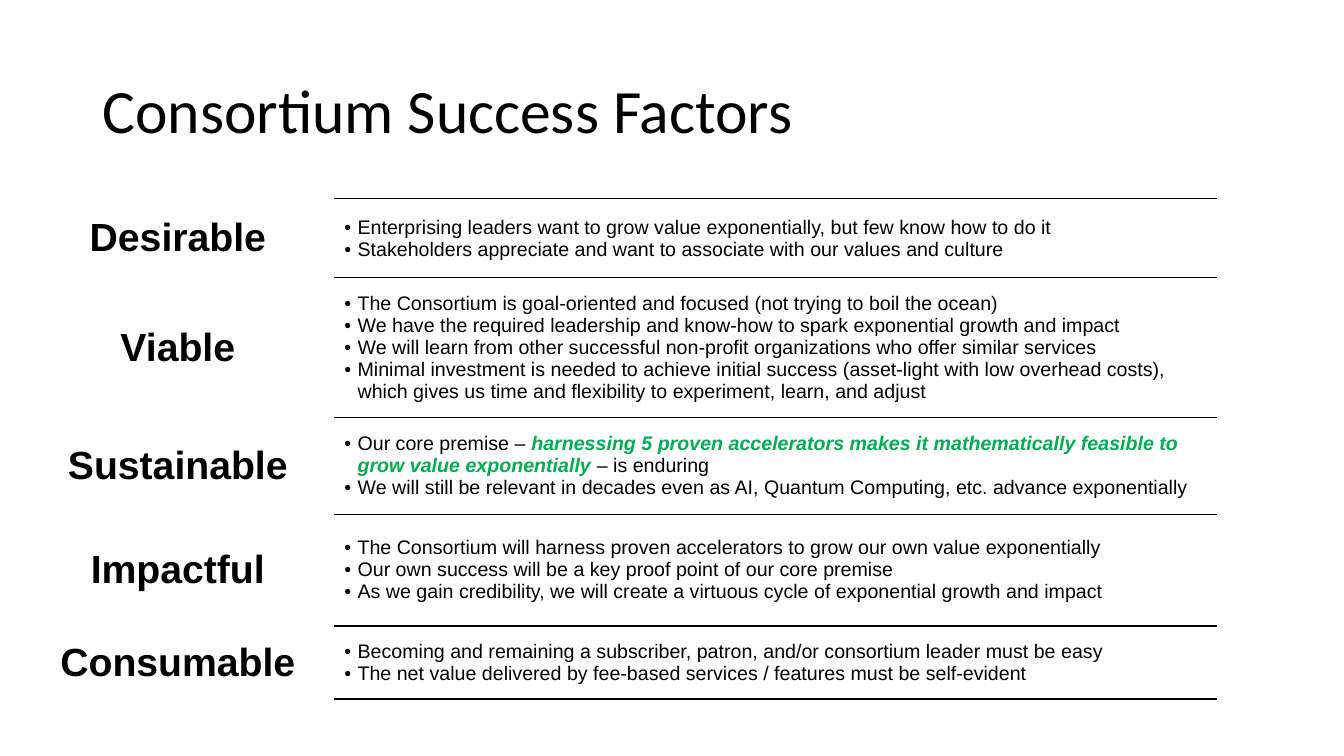
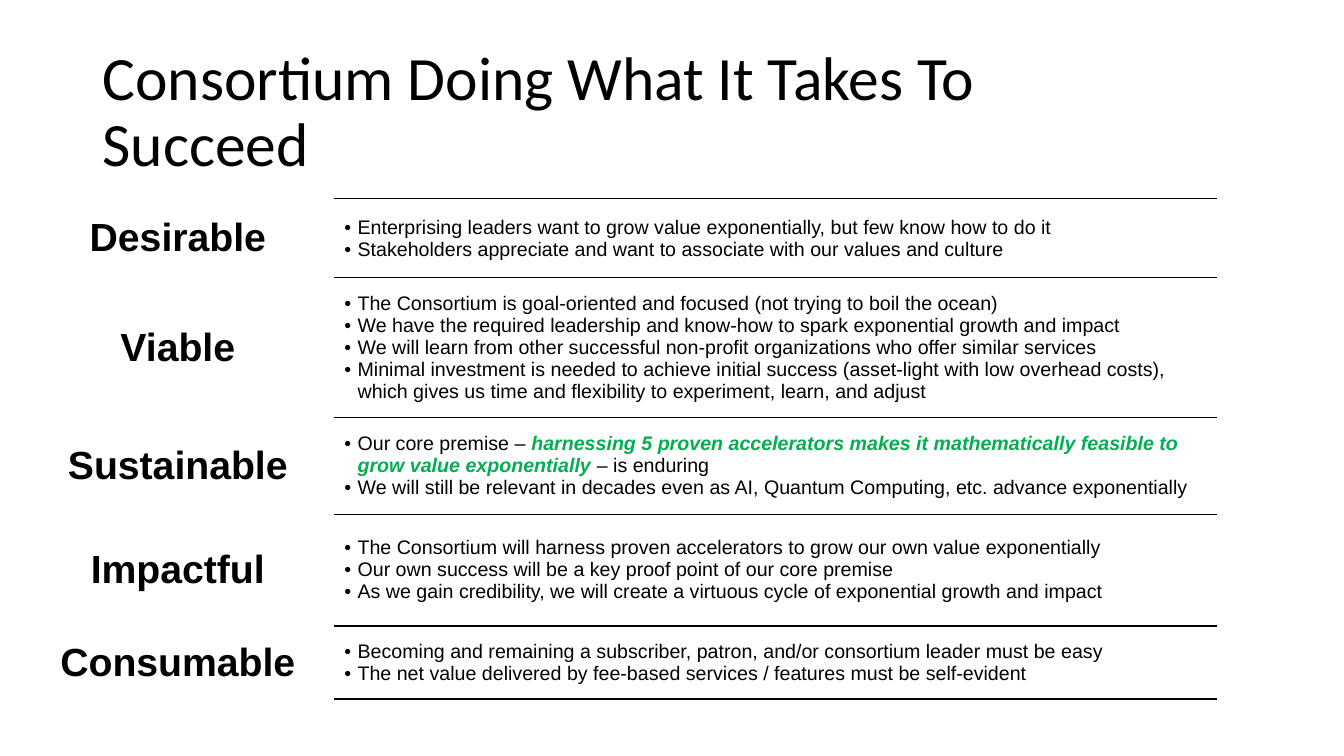
Before and after one commit to AccelRR8-Consortium-NonProfit/Management-Public, a slide deck: slide 10 of docs/1_Integration/1b_Strategy/AccelRR8 Consortium Non-Profit Organization Strategy.pptx. Drawn at 1344x756 pixels with LibreOffice and Linux fonts; fonts in the diff are those of the drawing; background and template pictures are left out. Boxes give left, top, right and bottom in pixels: in the first picture for what was removed or moved away, otherwise in the second. Text is boxed around its words. In the diff, an @@ line names an element or a change of style, - is before the commit and + after.

Commit message:
Added Consortium Priorities to the Strategy

```diff
--- a/docs/1_Integration/1b_Strategy/AccelRR8 Consortium Non-Profit Organization Strategy.pptx
+++ b/docs/1_Integration/1b_Strategy/AccelRR8 Consortium Non-Profit Organization Strategy.pptx
@@ title at bbox=[102, 57, 974, 167]: text changed @@
-Consortium Success Factors
+Consortium Doing What It Takes To Succeed
```
Also in this commit, not shown: 5 other slides changed, 1 slide added, 6 other files.
